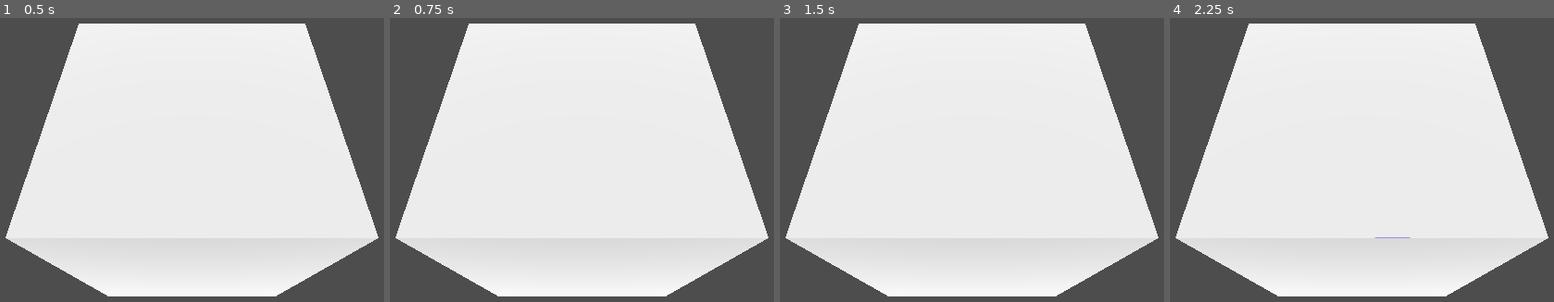
Above: before the commit, frames 1-4 (left to right).
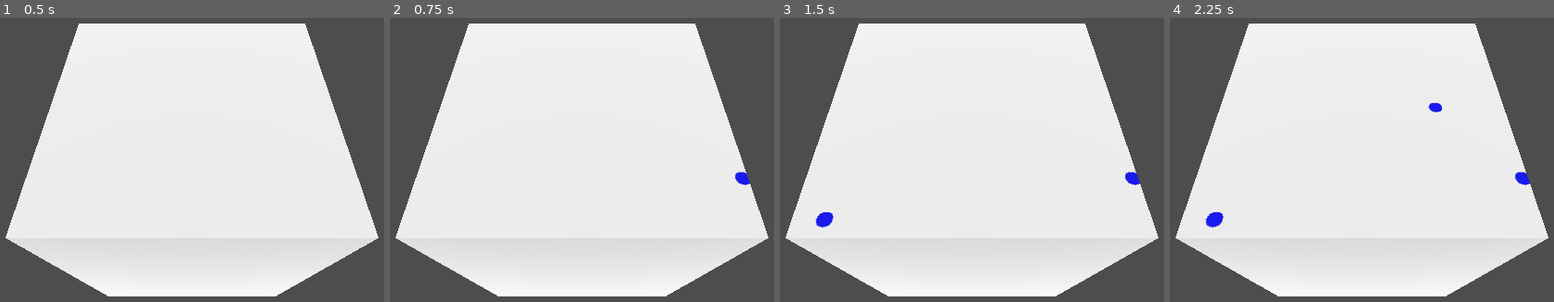
Above: after the commit, the same moments.

Repository: Tihusphere/Puke-Party
Game: Godot game, scene res://Scenes/test.tscn
Same seed, same stepped clock (60 frames per second), same inputs: the game is played once before the commit and once after it.
Inputs (mouse positions are in pixels of both pictures, inside the frame that each line leads up to):
- Up to frame 1 (0.5 s): no input
- Up to frame 2 (0.75 s): tap Enter at 0.5 s; move the mouse to (743, 177) at 0.52 s; click (743, 177) at 0.67 s
- Up to frame 3 (1.5 s): tap Space at 1.25 s; move the mouse to (822, 219) at 1.27 s; click (822, 219) at 1.42 s
- Up to frame 4 (2.25 s): tap Enter at 2 s; move the mouse to (1434, 108) at 2.02 s; click (1434, 108) at 2.17 s

Frame 1 is identical in both runs. In frame 2, 0.1% of the frame differs, in the area x 89-94%, y 54-59%; in frame 3, 0.3%; in frame 4, 0.5%, in the area x 9-94%, y 29-78%.

Commit message:
DRAWING SYSTEM DONE
now to just make it use vomit textures

Diff:
--- a/Scripts/Resources/roomItem.gd
+++ b/Scripts/Resources/roomItem.gd
@@ -2,30 +2,47 @@
 
 @export var mesh_instance: MeshInstance3D
 
-var canvas_size: Vector2i = Vector2i(512, 512)
+var canvas_size: Vector2i = Vector2i(1024, 1024)
 var image: Image
 var texture: ImageTexture
 var material: StandardMaterial3D
 
 var is_painting: bool = false
 var current_camera: Camera3D
+var mesh_data_tool: MeshDataTool
 
 func _ready() -> void:
-	# 1. Fallback if the export variable isn't assigned in the inspector
+	# 1. Fallback to locate the MeshInstance3D child node automatically
 	if not mesh_instance:
-		mesh_instance = get_node_or_null("MeshInstance3D")
-		if not mesh_instance:
-			# Look through children dynamically
-			for child in get_children():
-				if child is MeshInstance3D:
-					mesh_instance = child
-					break
+		for child in get_children():
+			if child is MeshInstance3D:
+				mesh_instance = child
+				break
 
-	if not mesh_instance:
-		push_error("Error: Could not find a MeshInstance3D child node!")
+	if not mesh_instance or not mesh_instance.mesh:
+		push_error("CANNOT PAINT: Missing valid MeshInstance3D with a mesh resource!")
 		return
 
-	# 2. Setup a clear drawing texture
+	# 2. CONVERT TO ARRAYMESH: Essential for imported Blender nodes
+	var base_mesh = mesh_instance.mesh
+	var array_mesh: ArrayMesh
+
+	if base_mesh is ArrayMesh:
+		array_mesh = base_mesh
+	else:
+		# If it's an ImporterMesh/Primitive, convert it dynamically to an ArrayMesh
+		array_mesh = ArrayMesh.new()
+		for i in range(base_mesh.get_surface_count()):
+			array_mesh.add_surface_from_arrays(
+				Mesh.PRIMITIVE_TRIANGLES,
+				base_mesh.surface_get_arrays(i)
+			)
+
+	# 3. Cache the native Blender geometry topology maps
+	mesh_data_tool = MeshDataTool.new()
+	mesh_data_tool.create_from_surface(array_mesh, 0)
+
+	# 4. Create and bind the visual texture canvas
 	image = Image.create(canvas_size.x, canvas_size.y, false, Image.FORMAT_RGBA8)
 	image.fill(Color.WHITE)
 
@@ -34,27 +51,21 @@
 	material.albedo_texture = texture
 	mesh_instance.material_override = material
 
-	# Enable ray picking explicitly
 	input_ray_pickable = true
 
-# This signal acts as a trigger to tell us IF the mouse is interacting with this box
 func _on_input_event(camera: Node, event: InputEvent, _event_position: Vector3, _normal: Vector3, _shape_idx: int) -> void:
 	if camera is Camera3D:
-		current_camera = camera # Save which camera we are interacting through
-
+		current_camera = camera
 	if event is InputEventMouseButton and event.button_index == MOUSE_BUTTON_LEFT:
 		is_painting = event.pressed
 		if not is_painting:
 			current_camera = null
 
 func _physics_process(_delta: float) -> void:
-	# Only execute raycasts if the mouse button is actively held down over the box
 	if not is_painting or not current_camera:
 		return
 
-	# Get the accurate viewport viewport-screen mouse coordinate
 	var mouse_pos = get_viewport().get_mouse_position()
-
 	var space_state = get_world_3d().direct_space_state
 	var ray_origin = current_camera.project_ray_origin(mouse_pos)
 	var ray_end = ray_origin + current_camera.project_ray_normal(mouse_pos) * 1000.0
@@ -64,48 +75,45 @@
 
 	var result = space_state.intersect_ray(query)
 
-	# Verify the raycast successfully intersected this specific node
 	if result and result.collider == self:
-		var uv_value = result.get("uv")
-		var uv: Vector2 = Vector2.ZERO
+		# Get the exact physics primitive face ID hit by our pointer ray
+		var face_idx: int = result.get("face_index", -1)
 
-		if uv_value != null:
-			# Trimesh Collision uses the exact UV layout
-			uv = uv_value
-		else:
-			# Fallback calculation engine for BoxShape3Ds
-			var local_pos: Vector3 = mesh_instance.to_local(result.position)
-			var local_normal: Vector3 = mesh_instance.global_transform.basis.inverse() * result.normal
-			local_normal = local_normal.normalized()
+		# Fallback if using standard editor nodes that skip face indices
+		if face_idx == -1:
+			return
 
-			var box_size: Vector3 = Vector3.ONE
-			if mesh_instance.mesh is BoxMesh:
-				box_size = mesh_instance.mesh.size
+		# 5. BARYCENTRIC INTERPOLATION ENGINE
+		# Retrieve the three specific vertex references forming the hit triangle face
+		var v0_idx = mesh_data_tool.get_face_vertex(face_idx, 0)
+		var v1_idx = mesh_data_tool.get_face_vertex(face_idx, 1)
+		var v2_idx = mesh_data_tool.get_face_vertex(face_idx, 2)
 
-			box_size = box_size * mesh_instance.scale
-			var half_size: Vector3 = box_size * 0.5
+		var p0 = mesh_data_tool.get_vertex(v0_idx)
+		var p1 = mesh_data_tool.get_vertex(v1_idx)
+		var p2 = mesh_data_tool.get_vertex(v2_idx)
 
-			if local_normal.x > 0.9: # Right Face (+X)
-				uv = Vector2(1.0 - ((local_pos.z + half_size.z) / box_size.z), 1.0 - ((local_pos.y + half_size.y) / box_size.y))
-			elif local_normal.x < -0.9: # Left Face (-X)
-				uv = Vector2((local_pos.z + half_size.z) / box_size.z, 1.0 - ((local_pos.y + half_size.y) / box_size.y))
-			elif local_normal.y > 0.9: # Top Face (+Y)
-				uv = Vector2((local_pos.x + half_size.x) / box_size.x, (local_pos.z + half_size.z) / box_size.z)
-			elif local_normal.y < -0.9: # Bottom Face (-Y)
-				uv = Vector2((local_pos.x + half_size.x) / box_size.x, 1.0 - ((local_pos.z + half_size.z) / box_size.z))
-			elif local_normal.z > 0.9: # Front Face (+Z)
-				uv = Vector2((local_pos.x + half_size.x) / box_size.x, 1.0 - ((local_pos.y + half_size.y) / box_size.y))
-			elif local_normal.z < -0.9: # Back Face (-Z)
-				uv = Vector2(1.0 - ((local_pos.x + half_size.x) / box_size.x), 1.0 - ((local_pos.y + half_size.y) / box_size.y))
+		var local_hit: Vector3 = mesh_instance.to_local(result.position)
 
-		# Map the finalized 0-1 values directly to the canvas pixels
-		uv.x = clamp(uv.x, 0.0, 1.0)
-		uv.y = clamp(uv.y, 0.0, 1.0)
+		# Find the positional ratio relative to each vertex edge bounding space
+		var barycentric = Geometry3D.get_triangle_barycentric_coords(local_hit, p0, p1, p2)
 
-		var pixel_x: int = int(uv.x * (canvas_size.x - 1))
-		var pixel_y: int = int(uv.y * (canvas_size.y - 1))
+		# Retrieve the true unwrapped UV maps assigned inside Blender
+		var uv0 = mesh_data_tool.get_vertex_uv(v0_idx)
+		var uv1 = mesh_data_tool.get_vertex_uv(v1_idx)
+		var uv2 = mesh_data_tool.get_vertex_uv(v2_idx)
 
-		# Paint a circular brush tip
+		# Perform a smooth cross-fade blend to extract the exact coordinate point
+		var exact_uv: Vector2 = (uv0 * barycentric.x) + (uv1 * barycentric.y) + (uv2 * barycentric.z)
+
+		# Clamp values safely inside bounds
+		exact_uv.x = clamp(exact_uv.x, 0.0, 1.0)
+		exact_uv.y = clamp(exact_uv.y, 0.0, 1.0)
+
+		var pixel_x: int = int(exact_uv.x * (canvas_size.x - 1))
+		var pixel_y: int = int(exact_uv.y * (canvas_size.y - 1))
+
+		# Draw a round brush stroke tip
 		var brush_radius: int = 8
 		var brush_color: Color = Color.BLUE
 
